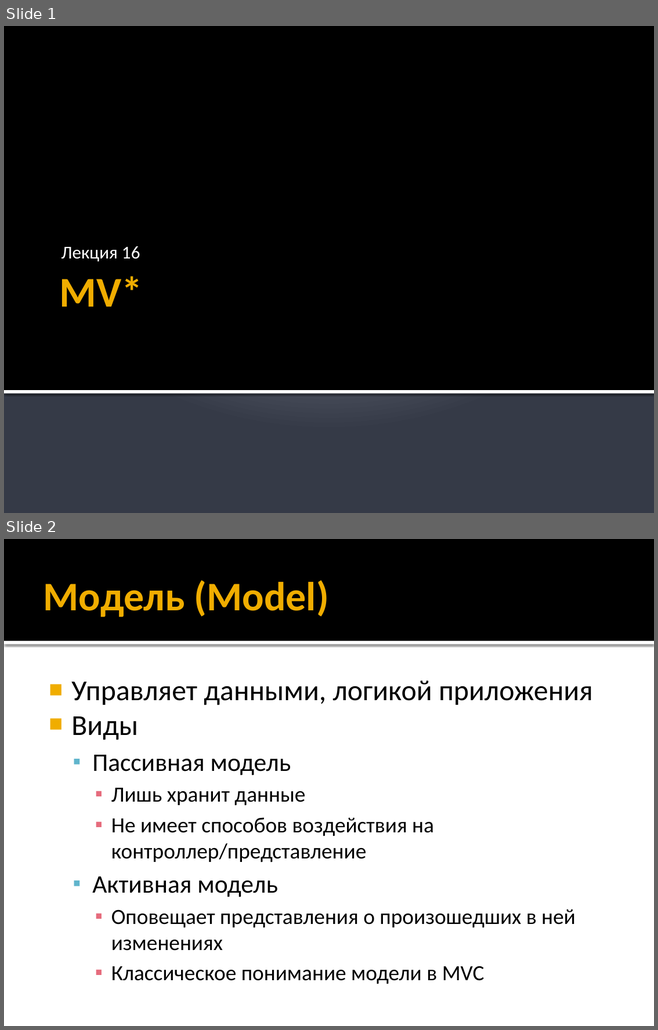
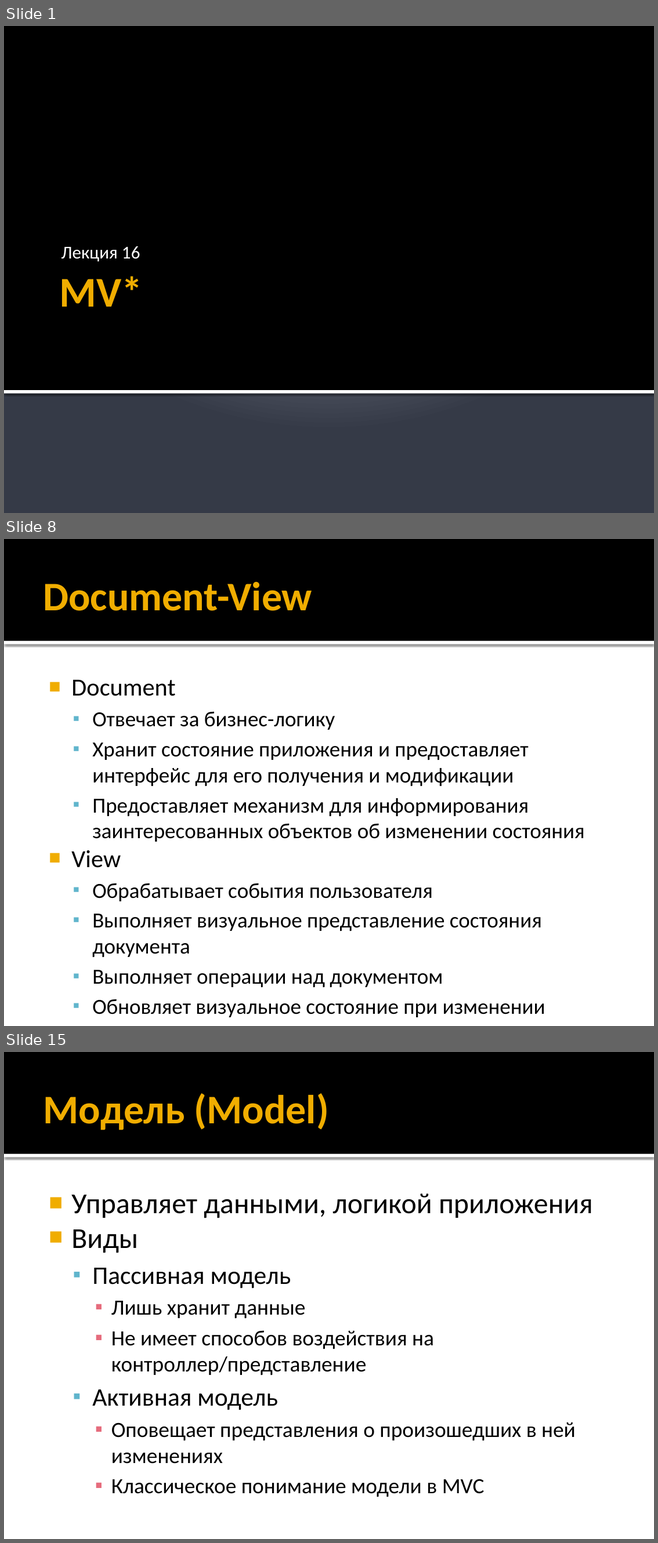
Before and after one commit to iv-sergius/ood, a slide deck: lectures/16.mvxx/mvxx.pptx. Shown one above the other, each under a label of ours: slides 1 and 2 before the commit, slides 1, 8 and 15 after it; the slides between them are not shown. The pictures are 658x1030 and 658x1543 pixels, drawn with LibreOffice and Linux fonts; fonts in the diff are those of the drawing. Boxes give left, top, right and bottom in pixels: in the first picture for what was removed or moved away, otherwise in the second. Text is boxed around its words. In the diff, an @@ line names an element or a change of style, - is before the commit and + after.

```diff
--- a/lectures/16.mvxx/mvxx.pptx
+++ b/lectures/16.mvxx/mvxx.pptx
@@ slide 8 added at box(4, 539, 654, 1026), background #FFFFFF; not listed: 2 template elements that a slide beside it also shows @@
@@ title added at box(43, 582, 312, 611), 45 pt, text #F0AD00, bold @@
+Document-View
@@ text added at box(71, 679, 585, 1017), 23.8 pt, text #000000 @@
+■ Document
+  ▪ Отвечает за бизнес-логику
+  ▪ Хранит состояние приложения и предоставляет интерфейс для его получения и модификации
+  ▪ Предоставляет механизм для информирования заинтересованных объектов об изменении состояния
+■ View
+  ▪ Обрабатывает события пользователя
+  ▪ Выполняет визуальное представление состояния документа
+  ▪ Выполняет операции над документом
+  ▪ Обновляет визуальное состояние при изменении документа
@@ what was slide 2 is now slide 15 @@
```
Also in this commit, not shown: 1 slide changed, 16 other slides added, 1 slide removed, 1 other file.
